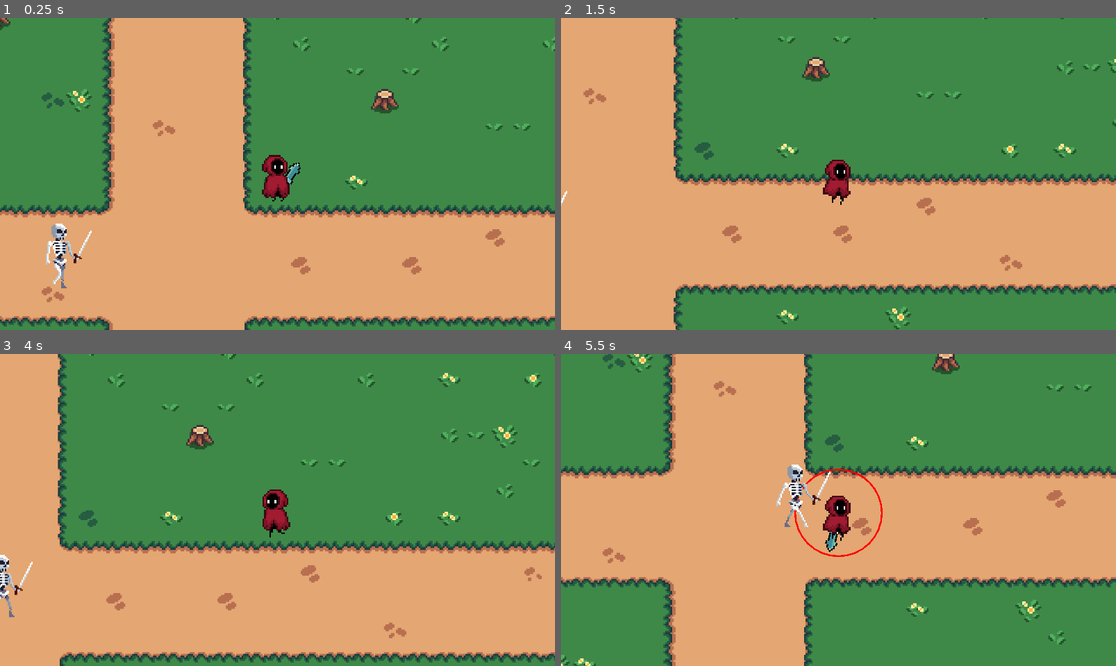
Above: before the commit, frames 1-4 (two rows, left to right).
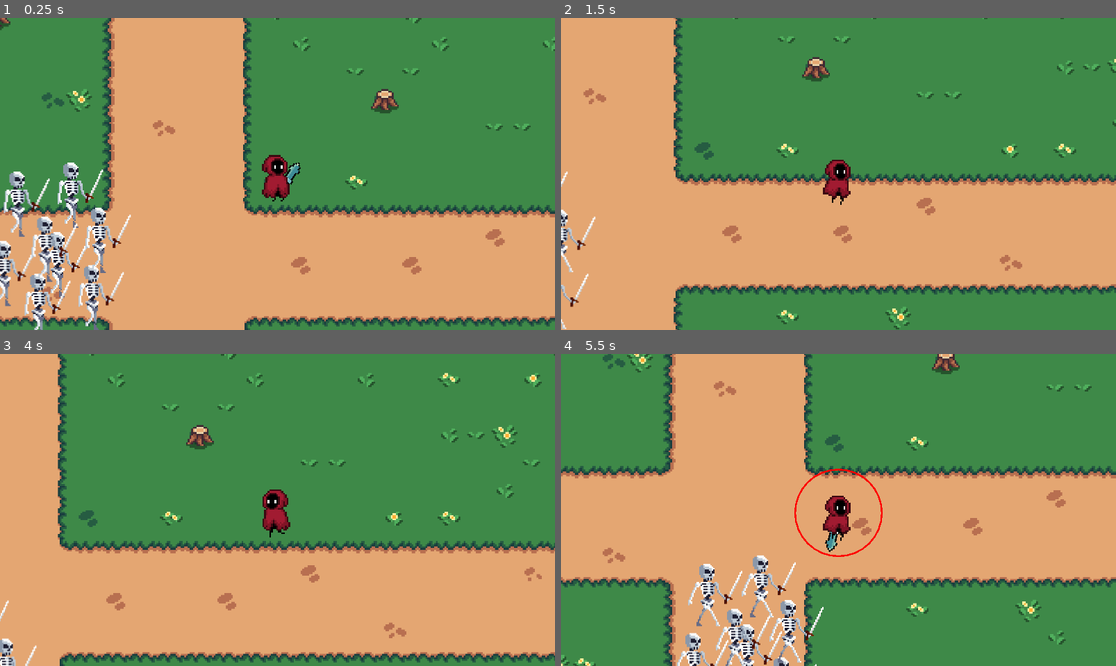
Above: after the commit, the same moments.

Repository: Jerga99/godot-2d-game-course
Game: Godot game, scene res://scenes/play_scene.tscn
Same seed, same stepped clock (60 frames per second), same inputs: the game is played once before the commit and once after it.
Inputs (mouse positions are in pixels of both pictures, inside the frame that each line leads up to):
- Up to frame 1 (0.25 s): no input
- Up to frame 2 (1.5 s): move the mouse to (960, 158) at 0.52 s; hold D (right) 0.53-1.28 s; tap 1 (ability_1) at 0.6 s; move the mouse to (727, 189) at 1.27 s; hold S (down) from 1.28 s (still down); tap 2 (ability_2) at 1.35 s
- Up to frame 3 (4 s): move the mouse to (333, 441) at 2.02 s; release S (down) at 2.03 s; hold D (right) 2.03-2.78 s; tap 3 (ability_3) at 2.1 s; move the mouse to (249, 572) at 2.77 s; hold W (up) 2.78-3.53 s; tap 1 (ability_1) at 2.85 s; move the mouse to (444, 556) at 3.52 s; hold A (left) from 3.53 s (still down); tap 2 (ability_2) at 3.6 s
- Up to frame 4 (5.5 s): move the mouse to (672, 463) at 4.27 s; tap 3 (ability_3) at 4.35 s; move the mouse to (866, 510) at 5.02 s; release A (left) at 5.03 s; hold S (down) from 5.03 s (still down); tap 1 (ability_1) at 5.1 s

The runs differ from the first frame. In frame 1, 4.2% of the frame differs, in the area x 0-24%, y 46-100%; in frame 2, 0.5%; in frame 3, 0.6%; in frame 4, 3.2%.

Commit message:
Pathfinding start

Diff:
--- a/scenes/play_scene.tscn
+++ b/scenes/play_scene.tscn
@@ -130,7 +130,7 @@
 z_index = 100
 position = Vector2(42, -61)
 speed = 100.0
-max_health = 20.0
+max_health = 300.0
 
 [node name="Map" type="Node" parent="."]
 
@@ -154,6 +154,27 @@
 [node name="Skeleton" parent="." instance=ExtResource("6_da3qe")]
 position = Vector2(-86, -19)
 
+[node name="Skeleton2" parent="." instance=ExtResource("6_da3qe")]
+position = Vector2(-66, -1.90735e-06)
+
+[node name="Skeleton3" parent="." instance=ExtResource("6_da3qe")]
+position = Vector2(-78, -59)
+
+[node name="Skeleton4" parent="." instance=ExtResource("6_da3qe")]
+position = Vector2(-62, -33)
+
+[node name="Skeleton5" parent="." instance=ExtResource("6_da3qe")]
+position = Vector2(-117, -14)
+
+[node name="Skeleton6" parent="." instance=ExtResource("6_da3qe")]
+position = Vector2(-97, 5)
+
+[node name="Skeleton7" parent="." instance=ExtResource("6_da3qe")]
+position = Vector2(-109, -54)
+
+[node name="Skeleton8" parent="." instance=ExtResource("6_da3qe")]
+position = Vector2(-93, -28)
+
 [node name="CanvasLayer" type="CanvasLayer" parent="."]
 
 [node name="ColorRect" type="ColorRect" parent="CanvasLayer"]
--- a/scenes/skeleton.tscn
+++ b/scenes/skeleton.tscn
@@ -9,6 +9,7 @@
 [ext_resource type="Script" uid="uid://e0cjvd4lswu2" path="res://scripts/ability/core/ability_controller.gd" id="5_w4hcs"]
 [ext_resource type="PackedScene" uid="uid://ls38l45jp8fo" path="res://scenes/ability/skeleton_slash.tscn" id="6_haw2w"]
 [ext_resource type="PackedScene" uid="uid://s5y7su6tu1fx" path="res://scenes/hit_particles.tscn" id="9_i0f3v"]
+[ext_resource type="Script" uid="uid://dp5ye87d8482t" path="res://scripts/entity/pathfinding.gd" id="10_xrus2"]
 
 [sub_resource type="ShaderMaterial" id="ShaderMaterial_haw2w"]
 shader = ExtResource("2_w4hcs")
@@ -371,4 +372,7 @@
 initial_velocity_max = 60.0
 color_ramp = SubResource("Gradient_i0f3v")
 
+[node name="Pathfinding" type="Node2D" parent="."]
+script = ExtResource("10_xrus2")
+
 [connection signal="animation_finished" from="AnimatedSprite2D" to="." method="_on_animated_sprite_2d_animation_finished"]
--- a/scripts/entity/enemy.gd
+++ b/scripts/entity/enemy.gd
@@ -12,6 +12,7 @@
 @onready var ability_controller: AbilityController = $AbilityController
 @onready var collision_shape: CollisionShape2D = $Area2D/CollisionShape2D
 @onready var hit_particles: CPUParticles2D = $HitParticles
+@onready var pathfinding: Pathfinding = $Pathfinding
 
 func _ready():
 	super._ready()
@@ -23,7 +24,12 @@
 	if is_dead: return
 
 	if player != null:
-		var dir = (player.position - self.position).normalized()
+		var dir
+
+		if pathfinding != null:
+			dir = pathfinding.find_path(player.global_position).normalized()
+		else:
+			dir = (player.position - self.position).normalized()
 
 		if position.distance_to(player.position) > stop_distance:
 			position += dir * speed * delta
--- /dev/null
+++ b/scripts/entity/pathfinding.gd
@@ -0,0 +1,5 @@
+class_name Pathfinding
+extends Node2D
+
+func find_path(target_pos: Vector2):
+	return Vector2(100,100)
Not shown: 1 places in scenes/skeleton.tscn that only renumber resources
Not shown, added: scripts/entity/pathfinding.gd.uid
